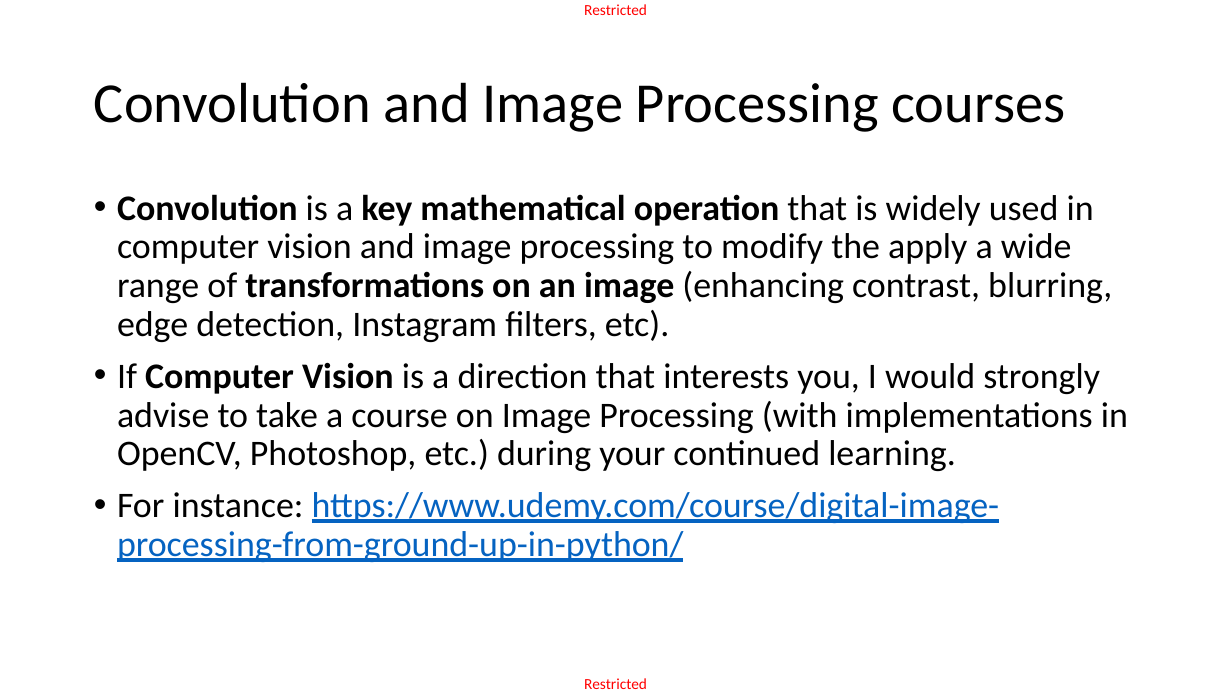
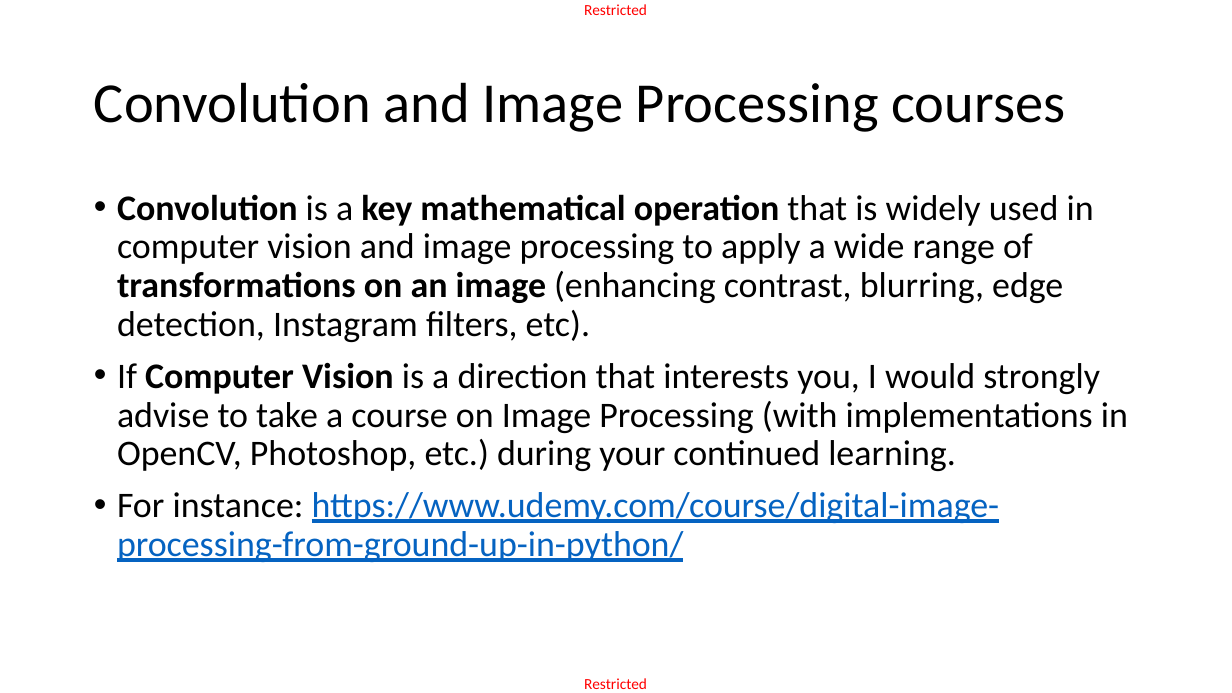
Before and after one commit to matthieudemari/SUTD_DL_50_039, a slide deck: slide 26 of W4/1. W4S1 final/W4S1.pptx. Drawn at 1232x693 pixels with LibreOffice and Linux fonts; fonts in the diff are those of the drawing. Boxes give left, top, right and bottom in pixels: in the first picture for what was removed or moved away, otherwise in the second. Text is boxed around its words. In the diff, an @@ line names an element or a change of style, - is before the commit and + after.

```diff
--- a/W4/1. W4S1 final/W4S1.pptx
+++ b/W4/1. W4S1 final/W4S1.pptx
@@ text at (117,194,1094,342): text changed @@
-• Convolution is a key mathematical operation that is widely used in computer vision and image processing to modify the apply a wide range of transformations on an image (enhancing contrast, blurring, edge detection, Instagram filters, etc).
+• Convolution is a key mathematical operation that is widely used in computer vision and image processing to apply a wide range of transformations on an image (enhancing contrast, blurring, edge detection, Instagram filters, etc).
```
Also in this commit, not shown: 10 other slides changed, 2 slides added, 2 other files.
